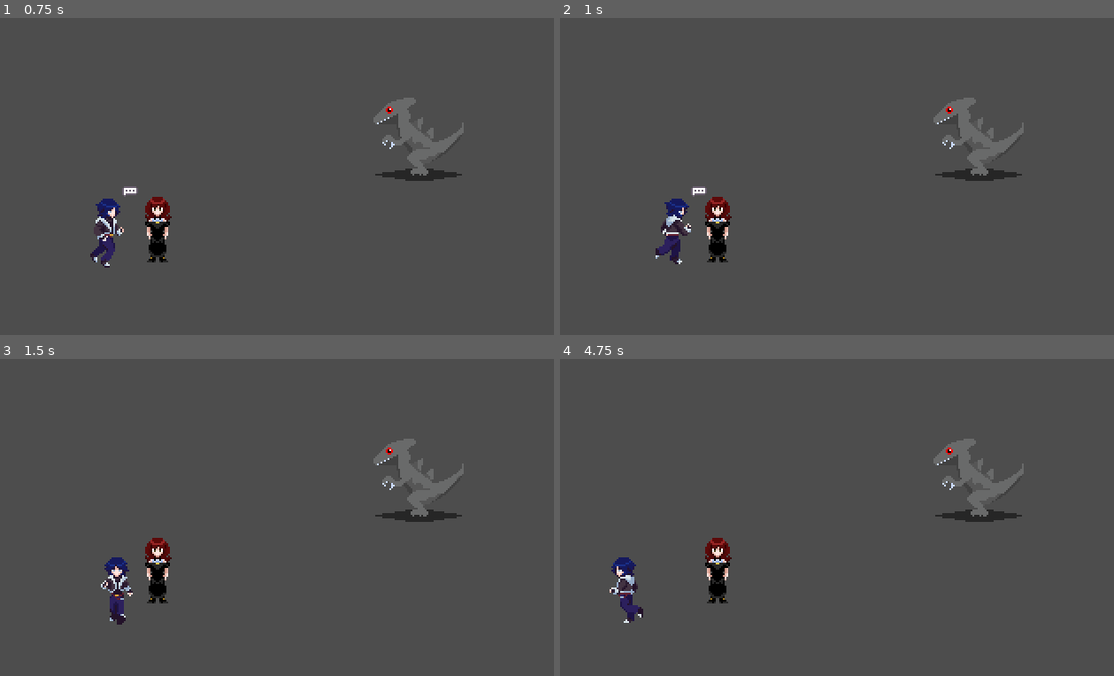
Above: before the commit, frames 1-4 (two rows, left to right).
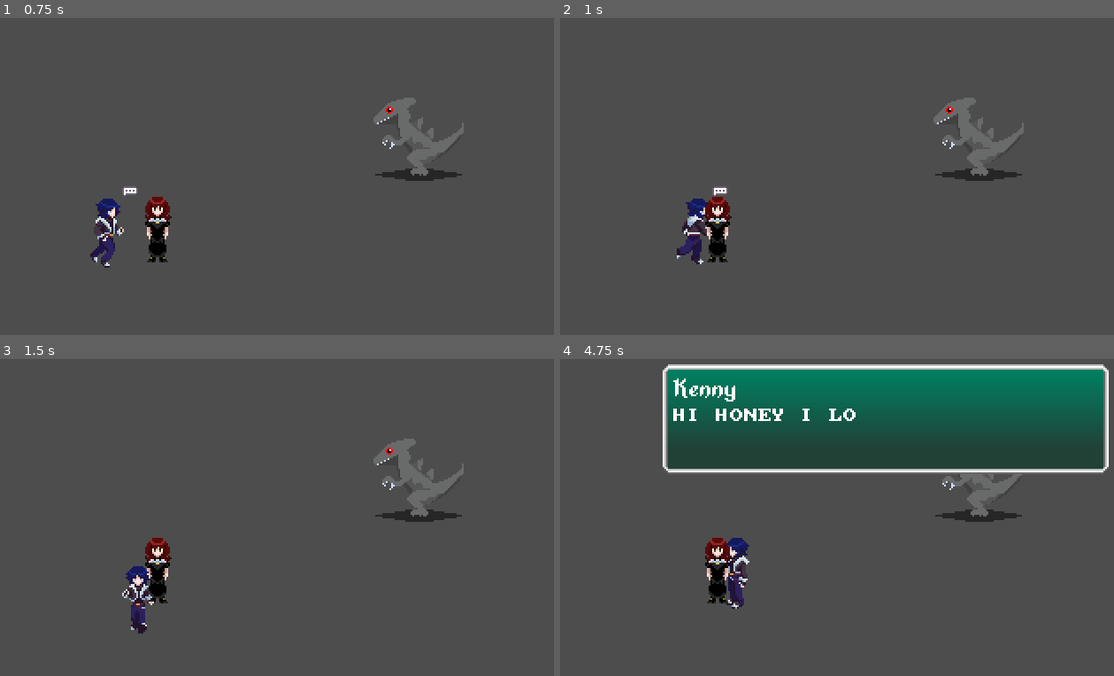
Above: after the commit, the same moments.

Repository: JTenroon/RPGProject
Game: Godot game, scene res://Scenes/Debug.tscn
Same seed, same stepped clock (60 frames per second), same inputs: the game is played once before the commit and once after it.
Inputs:
- Up to frame 1 (0.75 s): tap Enter at 0.5 s; hold D (move_right) from 0.53 s (still down); tap Space (context) at 0.6 s
- Up to frame 2 (1 s): keep holding D (move_right); tap Q (disableMovement) at 0.8 s
- Up to frame 3 (1.5 s): release D (move_right) at 1.28 s; hold S (move_down) from 1.28 s (still down); tap Q (disableMovement) at 1.35 s
- Up to frame 4 (4.75 s): tap Space (context) at 1.55, 2.1, 3.05, 3.6, 4.55 s; release S (move_down) at 2.03 s; hold D (move_right) 2.03-2.78 s; tap Q (disableMovement) at 2.3, 2.85, 3.8, 4.35 s; hold W (move_up) 2.78-3.53 s; hold A (move_left) from 3.53 s (still down)

Frame 1 is identical in both runs. In frame 2, 1.4% of the frame differs, in the area x 17-31%, y 53-78%; in frame 3, 1.3%; in frame 4, 29%, in the area x 8-100%, y 1-84%.

Commit message:
Enemy complete
HP Bar functionally complete as well

Diff:
--- a/Actors/Ken/ken.tscn
+++ b/Actors/Ken/ken.tscn
@@ -4,6 +4,7 @@
 [ext_resource type="Script" uid="uid://chr41qo4ru7px" path="res://Actors/Ken/ken.gd" id="1_mw4ul"]
 [ext_resource type="Resource" uid="uid://xhw7uv55q84h" path="res://Actors/Ken/kenStats.tres" id="2_g62vv"]
 [ext_resource type="PackedScene" uid="uid://b8irpbujjaqox" path="res://Dialogue System/interactable.tscn" id="3_jx7q5"]
+[ext_resource type="PackedScene" uid="uid://bvfjfwxq6v61d" path="res://Assets/UI/Combat/party_combat_ui.tscn" id="5_nr775"]
 
 [sub_resource type="RectangleShape2D" id="RectangleShape2D_mw4ul"]
 size = Vector2(10, 12)
@@ -23,3 +24,5 @@
 shape = SubResource("RectangleShape2D_mw4ul")
 
 [node name="interactable" parent="." unique_id=1228623405 instance=ExtResource("3_jx7q5")]
+
+[node name="partyCombatUI" parent="." unique_id=746529709 instance=ExtResource("5_nr775")]
--- a/Actors/Monsters/Rock Lizard/rockLizard.tscn
+++ b/Actors/Monsters/Rock Lizard/rockLizard.tscn
@@ -2,6 +2,7 @@
 
 [ext_resource type="Texture2D" uid="uid://c8xt6hsylwi5v" path="res://Actors/Monsters/Rock Lizard/Rock Lizard.png" id="1_3tyk5"]
 [ext_resource type="Script" uid="uid://dxt5ydtr8trpu" path="res://Actors/Monsters/Rock Lizard/rock_lizard.gd" id="1_jfx8l"]
+[ext_resource type="Resource" uid="uid://qyu2tskjltn0" path="res://Actors/Monsters/Rock Lizard/rockLizardMoves.tres" id="2_7e27a"]
 [ext_resource type="Resource" uid="uid://bkojsmyhou6bc" path="res://Actors/Monsters/Rock Lizard/rockLizardStats.tres" id="2_btql8"]
 
 [sub_resource type="RectangleShape2D" id="RectangleShape2D_jfx8l"]
@@ -13,6 +14,7 @@
 [node name="Rock Lizard" type="CharacterBody2D" unique_id=1790967525 groups=["enemy"]]
 collision_layer = 7
 script = ExtResource("1_jfx8l")
+abilities = ExtResource("2_7e27a")
 stats = ExtResource("2_btql8")
 
 [node name="Sprite2D" type="Sprite2D" parent="." unique_id=814513065]
--- a/Actors/Monsters/Rock Lizard/rockLizardMoves.tres
+++ b/Actors/Monsters/Rock Lizard/rockLizardMoves.tres
@@ -7,5 +7,5 @@
 
 [resource]
 script = ExtResource("2_3lhlu")
-abilities = Array[ExtResource("1_5twsf")]([ExtResource("2_nppyy"), ExtResource("3_flbol")])
+list = Array[ExtResource("1_5twsf")]([ExtResource("3_flbol"), ExtResource("2_nppyy")])
 metadata/_custom_type_script = "uid://c2828rynqp2pv"
--- a/Actors/Monsters/Rock Lizard/rock_lizard.gd
+++ b/Actors/Monsters/Rock Lizard/rock_lizard.gd
@@ -1 +1 @@
-extends Combatant
+extends AIControlled
--- a/Actors/Player/Player.tscn
+++ b/Actors/Player/Player.tscn
@@ -4,8 +4,8 @@
 [ext_resource type="Resource" uid="uid://c1t0fhf67of1q" path="res://Actors/Player/playerStats.tres" id="2_l6vkj"]
 [ext_resource type="Texture2D" uid="uid://bob5lnd1quun" path="res://Assets/Icons/talk.png" id="3_yqfyh"]
 [ext_resource type="Texture2D" uid="uid://cof81p4xlihqe" path="res://Assets/Icons/examine.png" id="4_vywg6"]
-[ext_resource type="Texture2D" uid="uid://boh5uqms15edo" path="res://Assets/Player/MC-Sheet1.png" id="4_yqfyh"]
-[ext_resource type="PackedScene" uid="uid://5fk63jlydd01" path="res://Assets/UI/Combat/ATBall/at_ball.tscn" id="5_vywg6"]
+[ext_resource type="Texture2D" uid="uid://boh5uqms15edo" path="res://Actors/Player/Assets/MC-Sheet1.png" id="4_yqfyh"]
+[ext_resource type="PackedScene" uid="uid://bvfjfwxq6v61d" path="res://Assets/UI/Combat/party_combat_ui.tscn" id="6_l6vkj"]
 
 [sub_resource type="RectangleShape2D" id="RectangleShape2D_0rwas"]
 size = Vector2(11.96875, 12.125)
@@ -278,25 +278,4 @@
 [node name="AnimationPlayer" type="AnimationPlayer" parent="." unique_id=659264443]
 libraries/ = SubResource("AnimationLibrary_yw7as")
 
-[node name="partyCombatUI" type="Control" parent="." unique_id=608109485]
-z_index = 10
-layout_mode = 3
-anchors_preset = 0
-offset_left = -31.0
-offset_top = -28.0
-offset_right = 30.53846
-offset_bottom = 32.0
-
-[node name="ATBall" parent="partyCombatUI" unique_id=204484381 instance=ExtResource("5_vywg6")]
-layout_mode = 1
-anchors_preset = 7
-anchor_left = 0.5
-anchor_top = 1.0
-anchor_right = 0.5
-anchor_bottom = 1.0
-offset_left = -9.76923
-offset_top = 20.0
-offset_right = 10.301121
-offset_bottom = 40.35251
-grow_horizontal = 2
-grow_vertical = 0
+[node name="partyCombatUI" parent="." unique_id=746529709 instance=ExtResource("6_l6vkj")]
--- a/Actors/Player/player.gd
+++ b/Actors/Player/player.gd
@@ -3,8 +3,6 @@
 # -- Stats (later these can come from a CharacterStats resource) --
 @export var moveSpeed: float = 500.0
 @export var pointerLength: float = 10.0
-
-@onready var combatUI: Control = $partyCombatUI
 
 var movementDisabled = false
 var _lastDir: Vector2
@@ -20,12 +18,8 @@
 
 func _ready() -> void:
 
-	stats.calculate()
-	stats.printAllStats()
+	super()
 
-	_setupHP()
-
-	combatUI.hide()
 	_pointer = $pointer
 	talkIcon = $talkIcon
 	examineIcon = $examineIcon
@@ -36,28 +30,20 @@
 #_physics_process is essentially the game logic's main()
 func _physics_process(delta: float) -> void:
 	_handleInput()
-	_applyMovement()
 	_animate()
 	_updateContext()
 	_checkCollision()
 
 func _handleInput() -> void:
 
-	if Input.is_action_just_pressed("disableMovement"):
-		if !movementDisabled:
-			movementDisabled = true
-			print("movement disabled")
-		else:
-			movementDisabled = false
-			print("movement enabled")
-
 	if Input.is_action_just_pressed("context"):
-		_interact()
-
+			_interact()
 	# Input.get_vector() reads the input map and returns a normalized direction vector
 	# It automatically handles diagonal movement normalization and deadzone for analog sticks
-	if !movementDisabled and GameState.currentState == GameState.State.EXPLORE:
+	if GameState.currentState == GameState.State.EXPLORE:
 		_handleDir()
+		_applyMovement()
+
 
 func _handleDir():
 
@@ -138,7 +124,3 @@
 	print ("Entering combat with: ", enemy.name)
 	_inputDirection = Vector2.ZERO
 	CombatManager.start(enemy)
-
-func _setupHP() -> void:
-	currentHP = stats.currentMaxHP
-	currentMP = stats.currentMaxHP
--- a/Assets/Monsters/Monster Abilities/Scratch.tres
+++ b/Assets/Monsters/Monster Abilities/Scratch.tres
@@ -5,7 +5,7 @@
 [resource]
 script = ExtResource("1_ip5n2")
 actionName = "Scratch"
-damage = 20
+power = 40
 speed = 1.0
 animation = 2
 metadata/_custom_type_script = "uid://dby8cq5f32nhm"
--- a/Assets/Monsters/Monster Abilities/Sweep.tres
+++ b/Assets/Monsters/Monster Abilities/Sweep.tres
@@ -5,7 +5,7 @@
 [resource]
 script = ExtResource("1_rus3g")
 actionName = "Sweep"
-damage = 10
+power = 35
 animation = 3
 multiTarget = true
 metadata/_custom_type_script = "uid://dby8cq5f32nhm"
--- a/Assets/UI/Combat/combat_menu.gd
+++ b/Assets/UI/Combat/combat_menu.gd
@@ -3,20 +3,33 @@
 const PartyProfile = preload("res://Assets/UI/Combat/party_profile.tscn")
 
 @onready var _partyBox: HBoxContainer = $Control/PartyBox
+@onready var _profiles: Array[partyProfile]
+
 func _ready() -> void:
 	self.hide()
 	CombatManager.combatStarted.connect(_onCombatStarted)
+	CombatManager.updateUI.connect(_onUpdateUI)
 	GameState.stateChanged.connect(_onStateChange)
 
-func _onCombatStarted(party: Array[CharacterBody2D]):
+func _onCombatStarted(party: Array[Combatant]):
 
 	self.show()
+
 	for member in party:
 		var profile = PartyProfile.instantiate()
 
 		_partyBox.add_child(profile)
 		profile.init(member)
 
+		_profiles.append(profile)
+
 func _onStateChange(newState: GameState.State) -> void:
+
+	self.hide()
 	for child in _partyBox.get_children():
 		child.queue_free()
+
+func _onUpdateUI(party: Array[Combatant]) -> void:
+	if GameState.currentState == GameState.State.COMBAT:
+		for i in party.size():
+			_profiles[i].update(party[i])
--- /dev/null
+++ b/Assets/UI/Combat/menuButton.gd
@@ -0,0 +1,10 @@
+class_name menuButton
+
+extends TextureRect
+
+@export var icon: Texture2D
+@onready var rect: TextureRect = $icon
+
+func _ready() -> void:
+	if icon:
+		rect.texture = icon
--- /dev/null
+++ b/Assets/UI/Combat/menu_button.tscn
@@ -0,0 +1,19 @@
+[gd_scene format=3 uid="uid://ce056yapp2cer"]
+
+[ext_resource type="Texture2D" uid="uid://x1useo6s7cob" path="res://Assets/UI/Combat/Combat Menu/CombatActionButton.png" id="1_3p288"]
+[ext_resource type="Script" uid="uid://cfvq7irqs7hxw" path="res://Assets/UI/Combat/menuButton.gd" id="2_4fxod"]
+
+[node name="Menu_Button" type="TextureRect" unique_id=847766963]
+offset_left = -10.0
+offset_top = -9.0
+offset_right = 10.070351
+offset_bottom = 11.070351
+texture = ExtResource("1_3p288")
+script = ExtResource("2_4fxod")
+
+[node name="icon" type="TextureRect" parent="." unique_id=212990764]
+layout_mode = 1
+anchors_preset = -1
+anchor_right = 0.99649477
+anchor_bottom = 0.99649477
+metadata/_edit_use_anchors_ = true
--- /dev/null
+++ b/Assets/UI/Combat/party_combat_ui.gd
@@ -0,0 +1,12 @@
+class_name partyUI
+extends Control
+
+
+# Called when the node enters the scene tree for the first time.
+func _ready() -> void:
+	self.hide()
+
+
+# Called every frame. 'delta' is the elapsed time since the previous frame.
+func _process(delta: float) -> void:
+	pass
--- /dev/null
+++ b/Assets/UI/Combat/party_combat_ui.tscn
@@ -0,0 +1,38 @@
+[gd_scene format=3 uid="uid://bvfjfwxq6v61d"]
+
+[ext_resource type="Script" uid="uid://tb7owlretqo5" path="res://Assets/UI/Combat/party_combat_ui.gd" id="1_122c0"]
+[ext_resource type="PackedScene" uid="uid://5fk63jlydd01" path="res://Assets/UI/Combat/ATBall/at_ball.tscn" id="1_l2mpj"]
+[ext_resource type="PackedScene" uid="uid://ce056yapp2cer" path="res://Assets/UI/Combat/menu_button.tscn" id="3_vvp6r"]
+[ext_resource type="Texture2D" uid="uid://d2kwareae666v" path="res://Assets/UI/Combat/Combat Menu/Defend.png" id="4_4sij8"]
+
+[node name="partyCombatUI" type="Control" unique_id=746529709]
+z_index = 10
+layout_mode = 3
+anchors_preset = 0
+offset_left = -31.0
+offset_top = -28.0
+offset_right = 30.53846
+offset_bottom = 32.0
+script = ExtResource("1_122c0")
+
+[node name="ATBall" parent="." unique_id=204484381 instance=ExtResource("1_l2mpj")]
+layout_mode = 1
+anchors_preset = 7
+anchor_left = 0.5
+anchor_top = 1.0
+anchor_right = 0.5
+anchor_bottom = 1.0
+offset_left = -9.76923
+offset_top = 15.0
+offset_right = 10.301121
+offset_bottom = 35.35251
+grow_horizontal = 2
+grow_vertical = 0
+
+[node name="Menu_Button" parent="." unique_id=847766963 instance=ExtResource("3_vvp6r")]
+layout_mode = 0
+offset_left = 51.0
+offset_top = 18.0
+offset_right = 71.07035
+offset_bottom = 38.07035
+icon = ExtResource("4_4sij8")
--- a/Assets/UI/Combat/party_profile.gd
+++ b/Assets/UI/Combat/party_profile.gd
@@ -1,3 +1,4 @@
+class_name partyProfile
 extends TextureRect
 
 @onready var HPBar: TextureProgressBar = $"HP Bar"
@@ -14,10 +15,20 @@
 	HPBar.value = 0.0
 
 # Called every frame. 'delta' is the elapsed time since the previous frame.
-func init (member : CharacterBody2D):
+func init (member : Combatant) -> void:
 
 	HPBar.max_value = member.stats.currentMaxHP
 	MPBar.max_value = member.stats.currentMaxMP
 
 	HPBar.value = member.currentHP
 	MPBar.value = member.currentMP
+
+	HPCount.text = str(member.currentHP)
+	MPCount.text = str(member.currentMP)
+
+func update (member: Combatant) -> void:
+	HPBar.value = member.currentHP
+	MPBar.value = member.currentMP
+
+	HPCount.text = str(member.currentHP)
+	MPCount.text = str(member.currentMP)
--- a/Combat System/Combat Actions/AIMoveset.gd
+++ b/Combat System/Combat Actions/AIMoveset.gd
@@ -2,4 +2,4 @@
 
 extends Resource
 
-@export var abilities: Array [Ability]
+@export var list: Array [Ability]
--- a/Combat System/CombatActors/AI_Controlled.gd
+++ b/Combat System/CombatActors/AI_Controlled.gd
@@ -5,9 +5,18 @@
 @export var abilities: AIMoveset
 
 func _chooseAction() -> void:
-	var action: combatAction
+
+	var action: combatAction = combatAction.new()
+
 	action.user = self
 	action.ability = _chooseAbility()
+	action.target = _chooseTarget()
+
+	CombatManager.addToQueue(action)
 
 func _chooseAbility() -> Ability:
-	return
+	return self.abilities.list[randi_range(0,(abilities.list.size()-1))]
+
+func _chooseTarget() -> Combatant:
+	var aliveParty: Array[Combatant] = CombatManager.getParty().filter(func(e): return !e.isDead)
+	return aliveParty[randi_range(0,aliveParty.size()-1)]
--- a/Combat System/CombatActors/Combatant.gd
+++ b/Combat System/CombatActors/Combatant.gd
@@ -3,27 +3,41 @@
 extends CharacterBody2D
 
 @export var stats: characterStats
+
+var isDead: bool = false
 var currentHP: int
 var currentMP: int
 var ATB: int
 var ATBMax: int = 500
 
 func _ready() -> void:
+
 	stats.calculate()
 	currentHP = stats.currentMaxHP
 	currentMP = stats.currentMaxMP
 
 func addATB() -> void:
 
+	if isDead:
+		return
+
 	if ATB >= ATBMax:
 		_chooseAction()
 		ATB = 0
 
 	elif ATB < ATBMax:
-		ATB += stats.SPDd
+		ATB += stats.SPD
 
 func _chooseAction() -> void:
 	pass
 
 func takeDamage(damage: int) -> void:
 	currentHP -= damage
+
+	if currentHP <= 0:
+		currentHP = 0
+
+		isDead = true
+		CombatManager.checkScore()
+
+	print(self.name, " has ", currentHP, "HP left!")
--- a/Combat System/CombatActors/playerControlled.gd
+++ b/Combat System/CombatActors/playerControlled.gd
@@ -1,3 +1,10 @@
 class_name playerControlled
 
 extends Combatant
+
+@onready var combatUI: partyUI = $partyCombatUI
+
+func _ready() -> void:
+
+	super()
+	combatUI.hide()
--- a/Dialogue System/interactable.tscn
+++ b/Dialogue System/interactable.tscn
@@ -1,7 +1,7 @@
 [gd_scene format=3 uid="uid://b8irpbujjaqox"]
 
 [ext_resource type="Script" uid="uid://c7girokin3j0r" path="res://Dialogue System/interactable.gd" id="1_2iywl"]
-[ext_resource type="Resource" uid="uid://da0b7qoxjhy7n" path="res://Actors/Ken/Dialogue/KenSampleDialogue.tres" id="2_6qt4k"]
+[ext_resource type="Resource" uid="uid://da0b7qoxjhy7n" path="res://Actors/Ken/Assets/Dialogue/KenSampleDialogue.tres" id="2_6qt4k"]
 
 [node name="interactable" type="Node" unique_id=1228623405]
 script = ExtResource("1_2iywl")
--- a/Scripts/Autoloads/CombatManager.gd
+++ b/Scripts/Autoloads/CombatManager.gd
@@ -6,8 +6,11 @@
 var _enemies: Array [Combatant]
 var queue: Array [combatAction]
 
+var _partyScore: int
+var _enemyScore: int
 
-signal combatStarted(party:Array[CharacterBody2D])
+signal combatStarted(party:Array[Combatant])
+signal updateUI(party:Array[Combatant])
 
 func start(starter: CharacterBody2D) -> void:
 
@@ -20,9 +23,11 @@
 	_printCombatants()
 	emit_signal("combatStarted", _party)
 
+
 func _physics_process(delta: float) -> void:
-	_tick()
-	_executeQueue()
+	if GameState.currentState == GameState.State.COMBAT:
+		_tick()
+		_executeQueue()
 
 func _aggroEnemies(starter: CharacterBody2D) -> void:
 
@@ -49,25 +54,41 @@
 		print(fighter.name)
 
 func _tick() -> void:
-	for entity in _combatants:
-		entity.addATB()
+	for fighter in _combatants:
+		fighter.addATB()
 
 func _executeQueue() -> void:
-	if queue:
-		for action in queue:
-			_resolveAction(action)
+	while queue.size() > 0:
+		var action = queue.pop_front()
+		_resolveAction(action)
 
 func _resolveAction(action : combatAction) -> void:
+
+	print(action.user.name, " used ", action.ability.actionName," against ", action.target.name,"!")
+
 	if action.ability.multiTarget:
 		if action.user is AIControlled:
 			for member in _party:
-				action.applyDamage(action.user, member,action.ability.power)
+				action.target = member
+				applyDamage(action)
 		if action.user is playerControlled:
 			for enemy in _enemies:
-				action.applyDamage(action.user,enemy,action.ability.power)
+				applyDamage(action)
 	else:
 		applyDamage(action)
 
+func _updateUI() -> void:
+	emit_signal("updateUI", _party)
+
+func _victory() -> void:
+	print ("You win!!!!!1")
+	GameState.exitCurrentState()
+
+func _gameOver() -> void:
+	print("GameOVER!!!!!!11")
+	GameState.exitCurrentState()
+
+#PUBLIC
 func applyDamage(action: combatAction) -> void:
 
 	var atk: float
@@ -80,10 +101,27 @@
 		atk = action.user.stats.ATK
 		def = action.target.stats.DEF
 
-	var rawDamage: float = (atk/pow(2.0,def/atk))*(1.0 + (float(action.ability.power)/100.0))
+	var rawDamage: float = (atk/pow(2.0,def/atk))*(1.0 * (float(action.ability.power)/100.0))
 	var damage: int = int(rawDamage)
 
+	print("It did ", damage, " damage!")
 	action.target.takeDamage(damage)
+	_updateUI()
 
-func addToQueue(action: int) -> void:
+func addToQueue(action: combatAction) -> void:
 	queue.append(action)
+
+func checkScore() -> void:
+	var aliveEnemies = _enemies.filter(func(e): return !e.isDead)
+	var aliveParty = _party.filter(func(p): return !p.isDead)
+
+	if aliveEnemies.size() == 0:
+		_victory()
+	elif aliveParty.size() == 0:
+		_gameOver()
+
+func getParty() -> Array[Combatant]:
+	return _party
+
+func getEnemies() -> Array[Combatant]:
+	return _enemies
--- a/project.godot
+++ b/project.godot
@@ -69,6 +69,26 @@
 "events": [Object(InputEventKey,"resource_local_to_scene":false,"resource_name":"","device":-1,"window_id":0,"alt_press …(191 unchanged characters)…
 ]
 }
+face_up={
+"deadzone": 0.2,
+"events": [Object(InputEventKey,"resource_local_to_scene":false,"resource_name":"","device":-1,"window_id":0,"alt_pressed":false,"shift_pressed":false,"ctrl_pressed":false,"meta_pressed":false,"pressed":false,"keycode":0,"physical_keycode":4194320,"key_label":0,"unicode":0,"location":0,"echo":false,"script":null)
+]
+}
+face_right={
+"deadzone": 0.2,
+"events": [Object(InputEventKey,"resource_local_to_scene":false,"resource_name":"","device":-1,"window_id":0,"alt_pressed":false,"shift_pressed":false,"ctrl_pressed":false,"meta_pressed":false,"pressed":false,"keycode":0,"physical_keycode":4194321,"key_label":0,"unicode":0,"location":0,"echo":false,"script":null)
+]
+}
+face_down={
+"deadzone": 0.2,
+"events": [Object(InputEventKey,"resource_local_to_scene":false,"resource_name":"","device":-1,"window_id":0,"alt_pressed":false,"shift_pressed":false,"ctrl_pressed":false,"meta_pressed":false,"pressed":false,"keycode":0,"physical_keycode":4194322,"key_label":0,"unicode":0,"location":0,"echo":false,"script":null)
+]
+}
+face_left={
+"deadzone": 0.2,
+"events": [Object(InputEventKey,"resource_local_to_scene":false,"resource_name":"","device":-1,"window_id":0,"alt_pressed":false,"shift_pressed":false,"ctrl_pressed":false,"meta_pressed":false,"pressed":false,"keycode":0,"physical_keycode":4194319,"key_label":0,"unicode":0,"location":0,"echo":false,"script":null)
+]
+}
 
 [layer_names]
 
Renamed: Actors/Ken/Dialogue/KenSampleDialogue.tres -> Actors/Ken/Assets/Dialogue/KenSampleDialogue.tres
Binary file added: Actors/Player/Assets/AbilityIcons/MCSlash.png
Not shown, added: Actors/Player/Assets/AbilityIcons/MCSlash.png.import
Binary file added: Actors/Player/Assets/AbilityIcons/MCSpin.png
Not shown, added: Actors/Player/Assets/AbilityIcons/MCSpin.png.import
Binary file added: Actors/Player/Assets/AbilityIcons/MCStab.png
Not shown, added: Actors/Player/Assets/AbilityIcons/MCStab.png.import
Renamed: Assets/Player/MC-Sheet1.png -> Actors/Player/Assets/MC-Sheet1.png
Not shown, changed: Actors/Player/Assets/MC-Sheet1.png.import
Binary file removed: Assets/Player/MC.png
Binary file added: Assets/UI/Combat/Combat Menu/Attack.png
Not shown, added: Assets/UI/Combat/Combat Menu/Attack.png.import
(and 10 more such lines)
